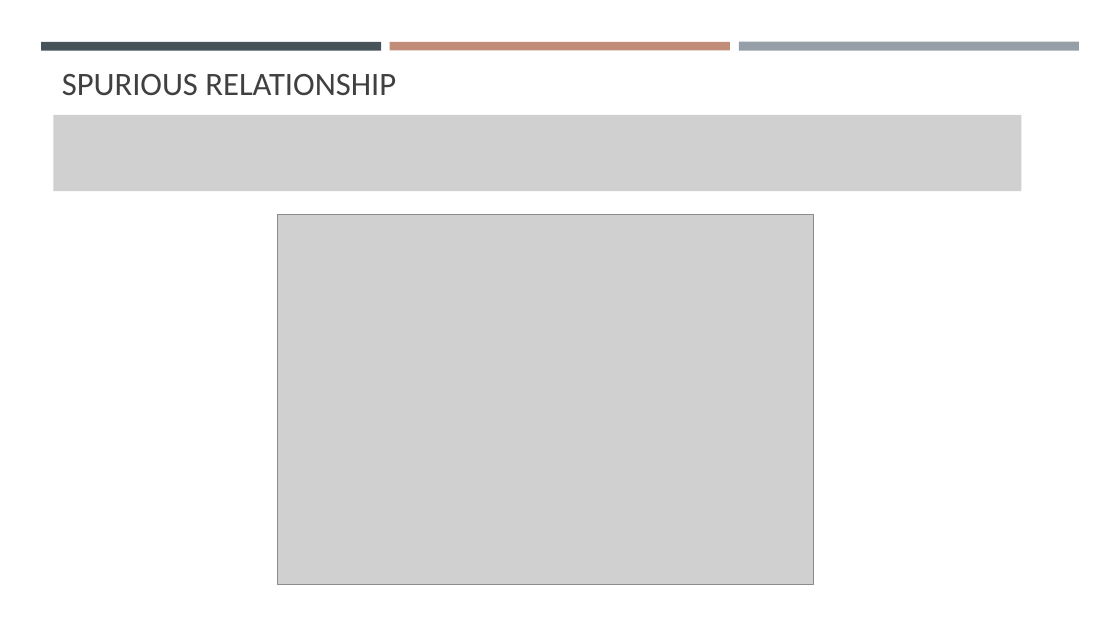
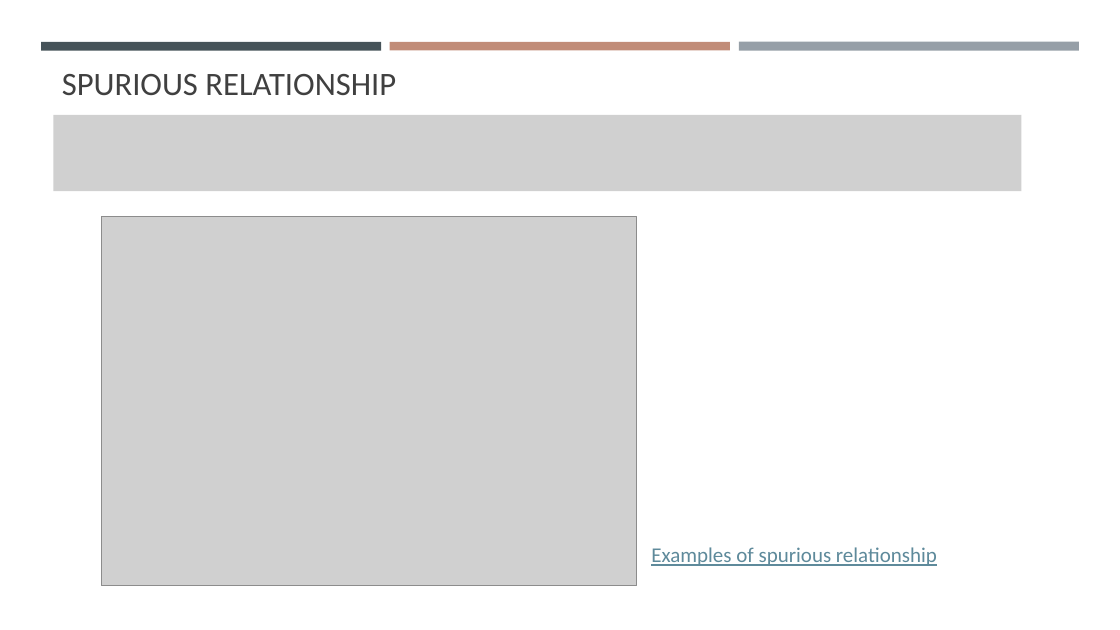
Before and after one commit to gisynw/geog-247, a slide deck: slide 4 of docs/Lectures/Week04/Week04_BivariateRegression.pptx. Drawn at 1120x630 pixels with LibreOffice and Linux fonts; fonts in the diff are those of the drawing; grey boxes stand for pictures. Boxes give left, top, right and bottom in pixels: in the first picture for what was removed or moved away, otherwise in the second. Text is boxed around its words. In the diff, an @@ line names an element or a change of style, - is before the commit and + after.

```diff
--- a/docs/Lectures/Week04/Week04_BivariateRegression.pptx
+++ b/docs/Lectures/Week04/Week04_BivariateRegression.pptx
@@ picture: place and size @@
-picture at box(278, 214, 814, 584)
+picture at box(101, 216, 637, 586)
@@ text added at box(651, 547, 937, 566), 18 pt, text #5E8A9B, underline @@
+Examples of spurious relationship
```
Also in this commit, not shown: 5 other slides changed, 3 slides added, 3 slides removed, 2 other files.
